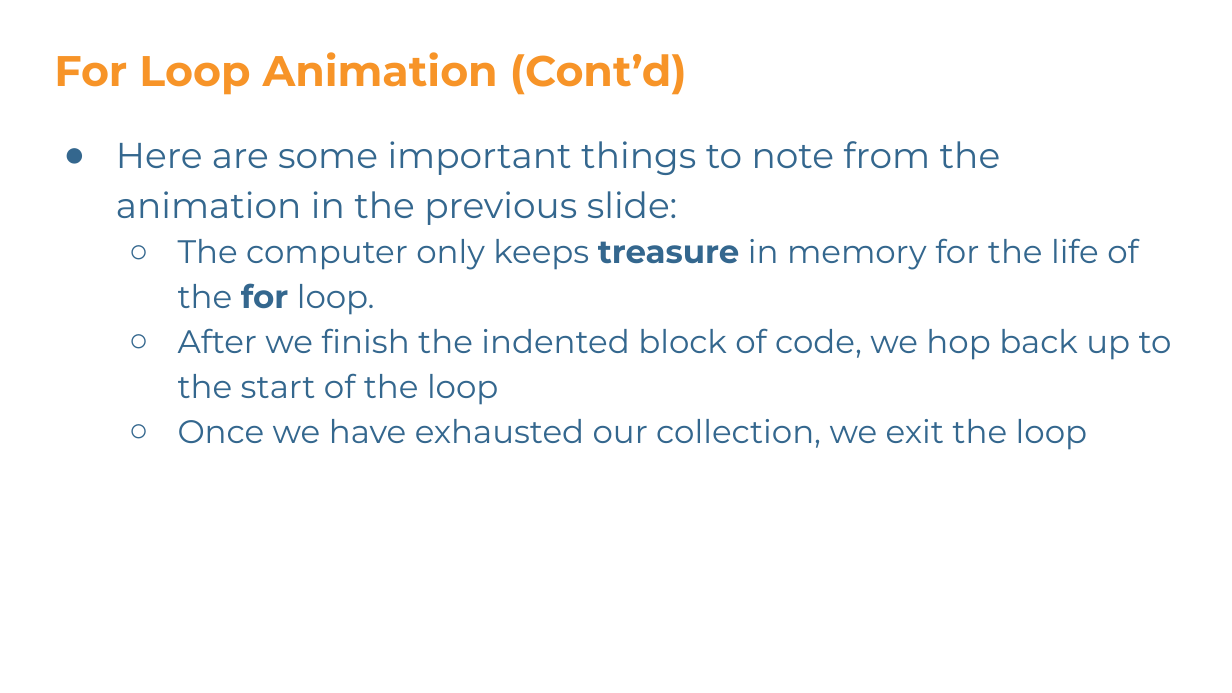
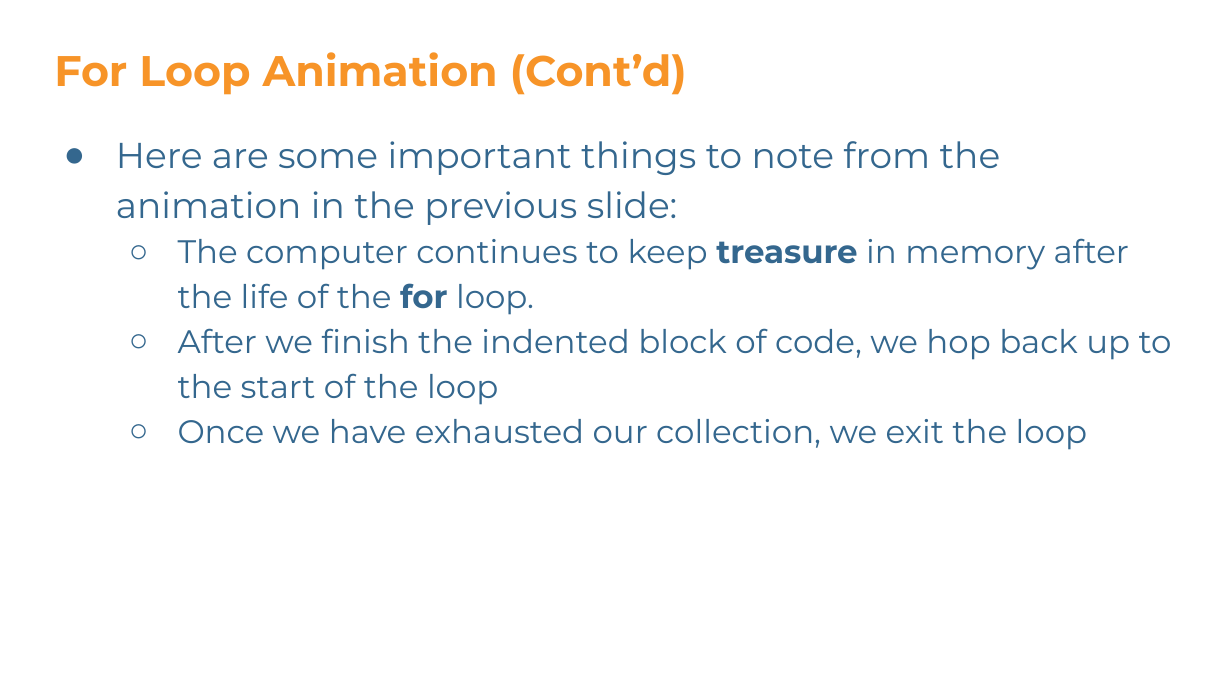
Before and after one commit to ggstagg/SSB_CS, a slide deck: slide 35 of Day_3/SSB_CS_Slides_DayThree.pptx. Drawn at 1232x693 pixels with LibreOffice and Linux fonts; fonts in the diff are those of the drawing; background and template pictures are left out. Boxes give left, top, right and bottom in pixels: in the first picture for what was removed or moved away, otherwise in the second. Text is boxed around its words. In the diff, an @@ line names an element or a change of style, - is before the commit and + after.

Commit message:
Updated Day 3 Slides

```diff
--- a/Day_3/SSB_CS_Slides_DayThree.pptx
+++ b/Day_3/SSB_CS_Slides_DayThree.pptx
@@ text at [178, 238, 1129, 315]: text changed @@
-  ○ The computer only keeps treasure in memory for the life of the for loop.
+  ○ The computer continues to keep treasure in memory after the life of the for loop.
```
Also in this commit, not shown: 1 other slide changed, 1 other file.
